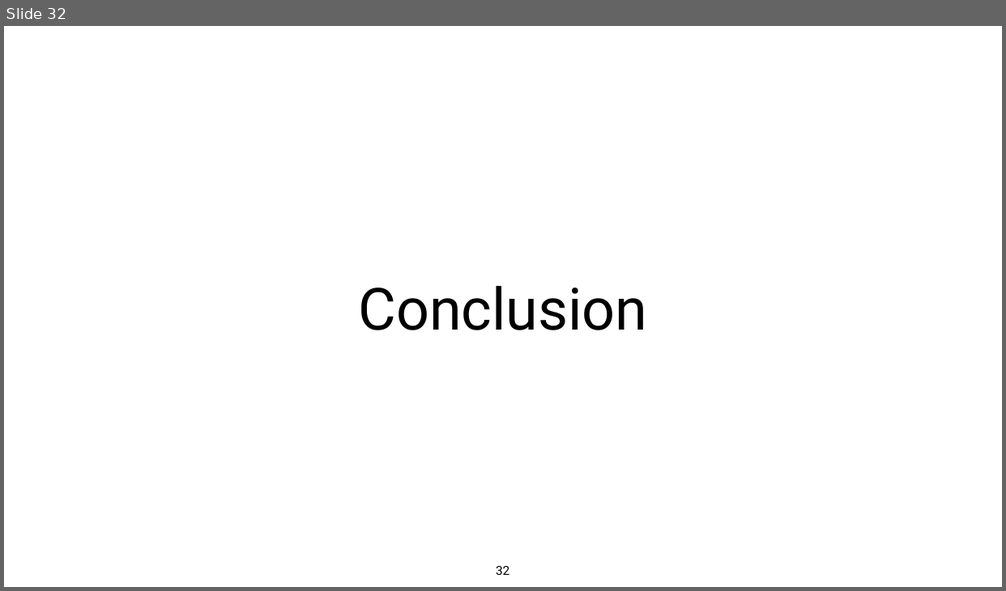
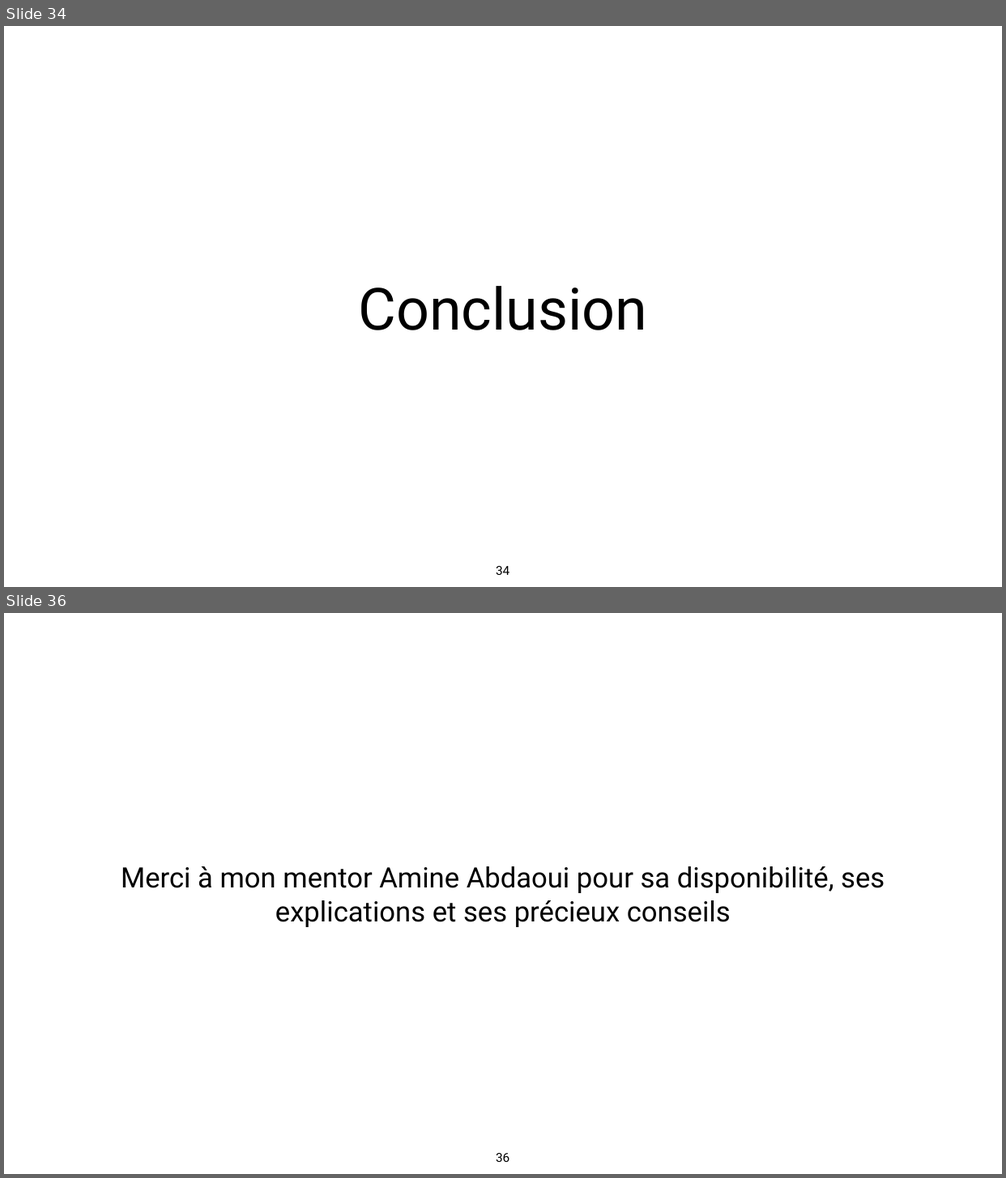
Before and after one commit to makboulhoussen/projet5, a slide deck: rapport/DS-Projet5-AzimM-V1.0.pptx. Shown one above the other, each under a label of ours: slide 32 before the commit, slides 34 and 36 after it; the slides between them are not shown. The pictures are 1006x591 and 1006x1178 pixels, drawn with LibreOffice and Linux fonts; fonts in the diff are those of the drawing. Boxes give left, top, right and bottom in pixels: in the first picture for what was removed or moved away, otherwise in the second. Text is boxed around its words. In the diff, an @@ line names an element or a change of style, - is before the commit and + after.

```diff
--- a/rapport/DS-Projet5-AzimM-V1.0.pptx
+++ b/rapport/DS-Projet5-AzimM-V1.0.pptx
@@ slide 36 added at <box>4,613,1002,1174</box>, background #FFFFFF @@
@@ title added at <box>121,867,884,927</box>, 54 pt, text #000000 @@
+Merci à mon mentor Amine Abdaoui pour sa disponibilité, ses explications et ses précieux conseils
@@ page number added at <box>496,1153,509,1162</box>, 24 pt, text #000000 @@
+36
@@ what was slide 32 is now slide 34 @@
@@ page number at <box>496,566,509,575</box>: text changed @@
-32
+34
```
Also in this commit, not shown: 6 slides changed, 2 other slides added.
